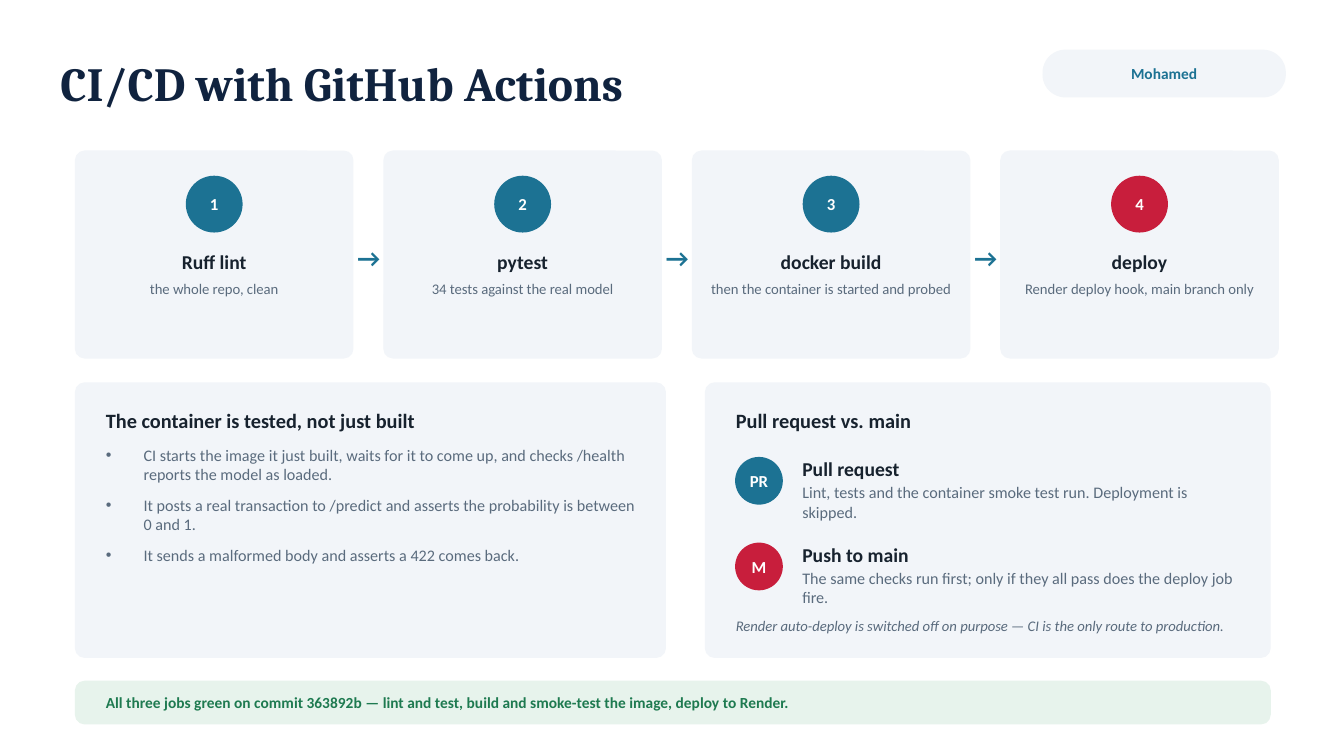
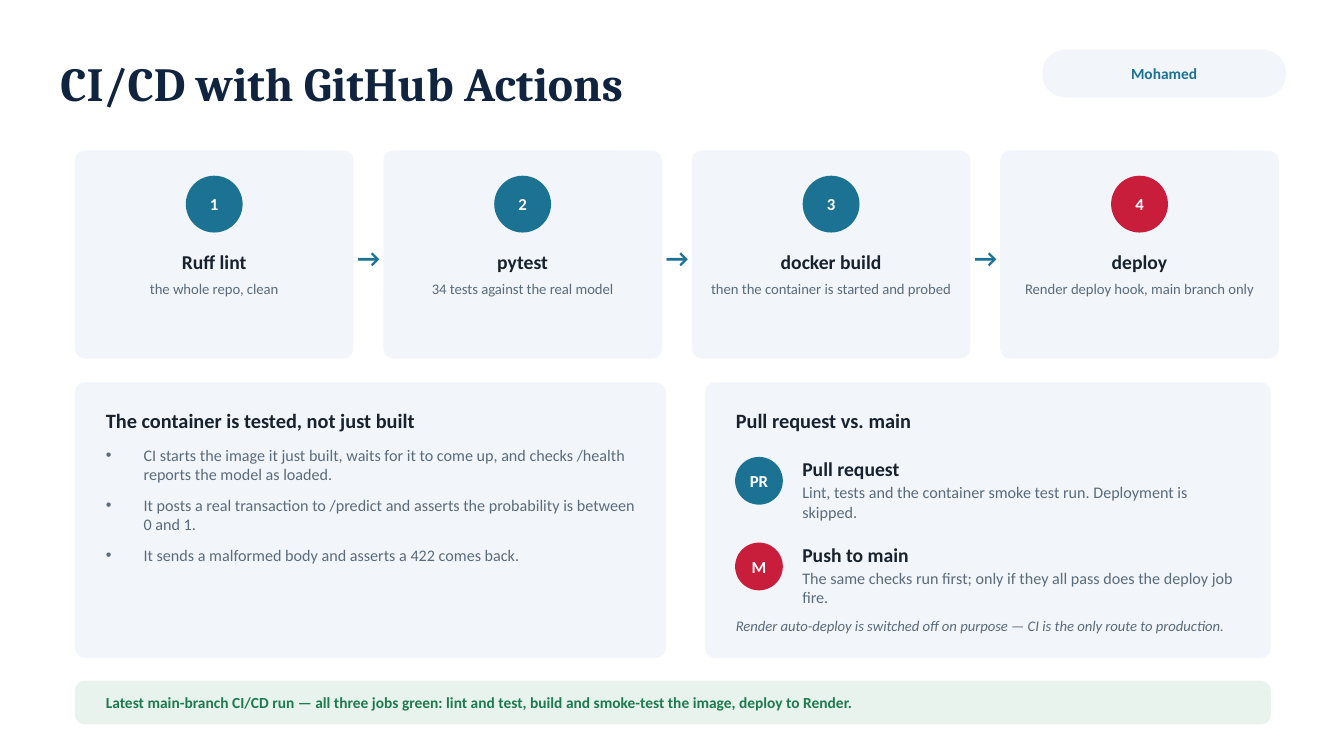
Before and after one commit to AZabalawi/MLops-credit-card-fraud, a slide deck: slide 7 of presentation/MAI201_Phase2_Final_Presentation.pptx. Drawn at 1344x756 pixels with LibreOffice and Linux fonts; fonts in the diff are those of the drawing. Boxes give left, top, right and bottom in pixels: in the first picture for what was removed or moved away, otherwise in the second. Text is boxed around its words. In the diff, an @@ line names an element or a change of style, - is before the commit and + after.

```diff
--- a/presentation/MAI201_Phase2_Final_Presentation.pptx
+++ b/presentation/MAI201_Phase2_Final_Presentation.pptx
@@ text at box(106, 697, 852, 711): text changed @@
-All three jobs green on commit 363892b — lint and test, build and smoke-test the image, deploy to Render.
+Latest main-branch CI/CD run — all three jobs green: lint and test, build and smoke-test the image, deploy to Render.
```
Also in this commit, not shown: 3 other slides changed, 6 other files.
